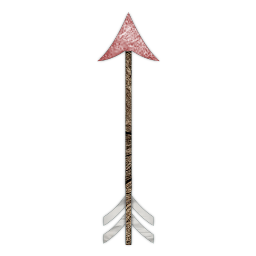
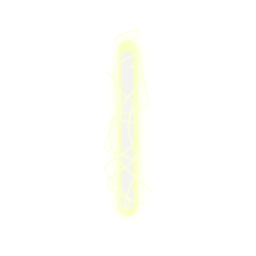
Before/after of a (256, 256) layered artwork. What changed in the layer stack:
added layer "레이어 3 복사" above "레이어 3" over 102, 28, 154, 216
added layer "레이어 3" above "레이어 2" over 97, 14, 160, 229
painted on "레이어 2", unmasked it over 97, 12, 160, 212
removed layer "레이어 4" over 125, 51, 132, 245
removed layer "레이어 6" over 103, 176, 154, 245
removed layer "화살표 16 1" over 97, 12, 160, 245
added layer "레이어 1 복사" above "레이어 1 복사 2" over 117, 40, 139, 219
added layer "레이어 1 복사 2" above "레이어 1" over 102, 25, 154, 232
added layer "레이어 1" above "Layer 3" over 101, 24, 155, 232